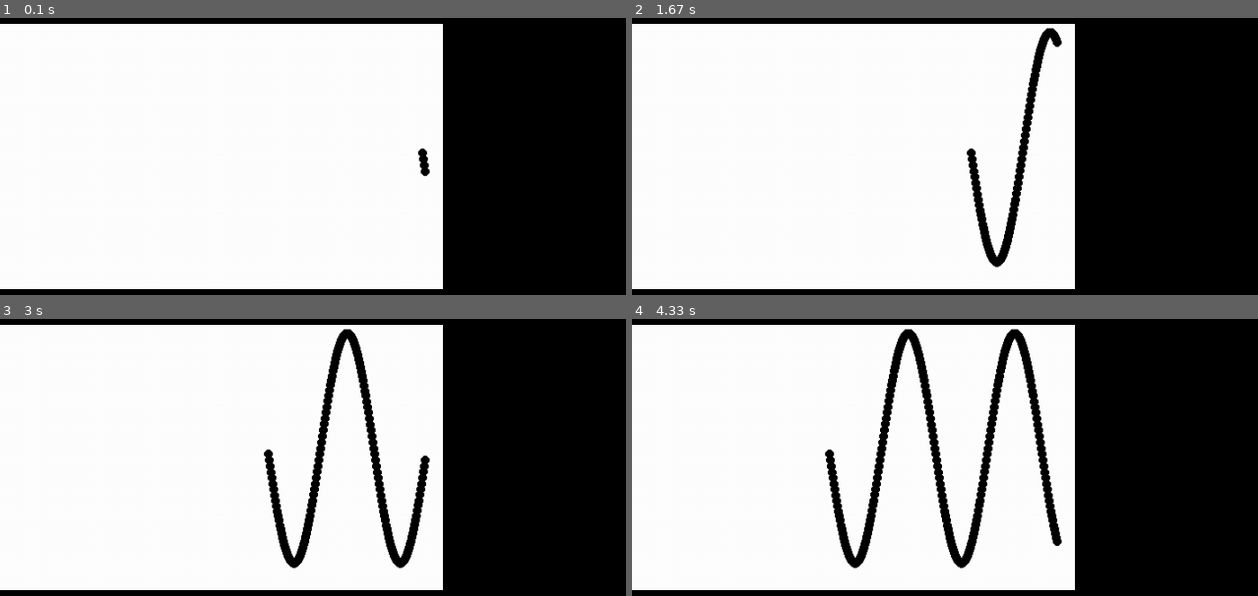
Above: before the commit, frames 1-4 (two rows, left to right).
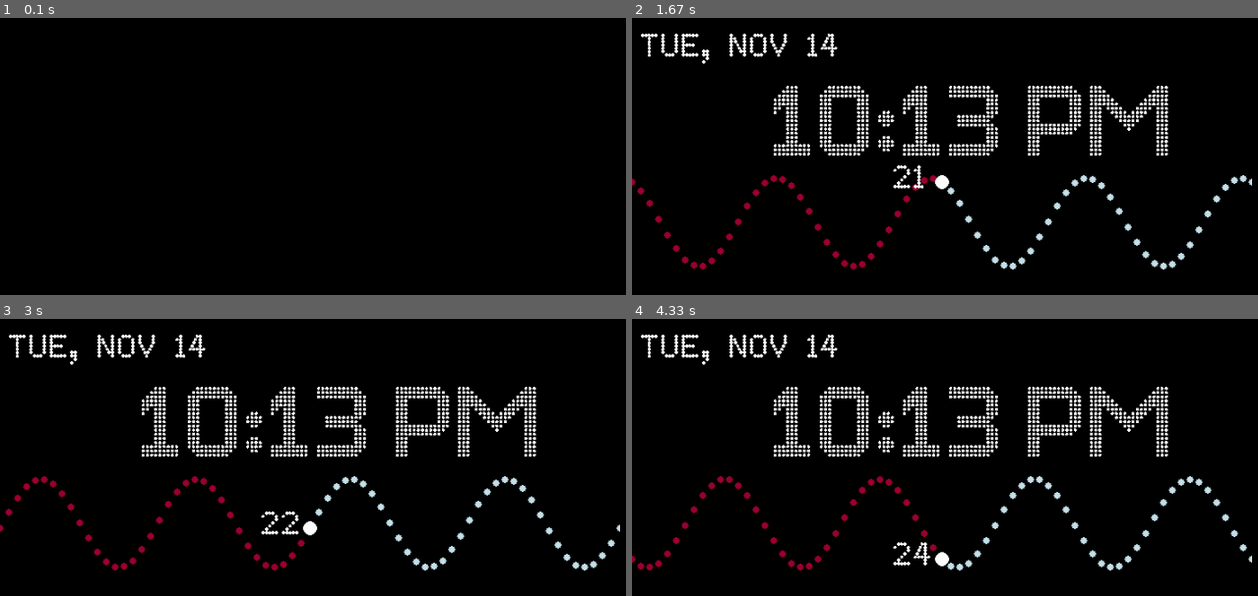
Above: after the commit, the same moments.

Repository: jdogmcsteezy/sinWaveClock
Game: pygame game, started from SinWaveClock.py
The game is run twice, just before and just after one commit, with the same random seed, the same clock (stepped at 60 frames per second) and the same inputs.
Inputs:
- Up to frame 1 (0.1 s): no input
- Up to frame 2 (1.67 s): no input
- Up to frame 3 (3 s): no input
- Up to frame 4 (4.33 s): no input

The runs differ from the first frame. In frame 1, 68% of the frame differs, in the area x 0-71%, y 2-98%; in frame 2, 66%; in frame 3, 65%; in frame 4, 64%.

Commit message:
Changed to different method of creating sin wave and added Date Time

Diff:
--- a/SinWaveClock.py
+++ b/SinWaveClock.py
@@ -2,33 +2,65 @@
 from pygame import Surface
 import time
 import math
+import os
 
-pygame.init()
 class SinWaveClock(pygame.Surface):
-  def __init__(self, Clock, height, width, bgColor, lnColor, yRangeBuffer = 20):
+  def __init__(self, height, width, bgColor, lnColor):
     pygame.Surface.__init__(self,(width, height))
+    pygame.font.init()
+    self.sin_Length_ = self.get_width()
+    self.sin_DotProximity_ = 1
+    self.sin_Period_ = .25
+    self.sin_Frequency_ = 4
+    self.sin_Amplitude_ = 50 # in px
+    self.sin_YDisplacment_ = 0
+    self.sin_XDisplacment_ = 0
+    self.sin_LnColor_ = lnColor
+    self.sin_LnRadius_ = 4
+    self.bgColor_ = bgColor
     self.bgSurface_ = pygame.Surface((width, height))
+    self.secondsFont_ = pygame.font.Font((os.path.dirname(os.path.realpath(__file__)) + '/1979_dot_matrix.ttf'), 30)
+    self.dateTimeFont_ = pygame.font.Font((os.path.dirname(os.path.realpath(__file__)) + '/charlie_dotted.ttf'), 150)
+    self.previousSec_ = int(time.time() % 60)
+    self.previousTime_ = time.strftime('%I:%M %p')
+    self.previousDate_ = time.strftime('%a, %b %d')
+    self.secondsSurface_ = self.secondsFont_.render(str(self.previousSec_), False, (255,255,255))
+    self.dateSurface_ = self.secondsFont_.render(str(self.previousDate_), False, (255,255,255))
+    self.timeSurface_ = self.dateTimeFont_.render(str(self.previousTime_), False, (255,255,255))
     self.bgSurface_.fill(bgColor)
+    self.bgSurface_.convert()
     self.blit(self.bgSurface_, (0,0))
-    self.amplitude_buffer_ = 5
-    self.period_ = 2
-    self.lnColor_ = lnColor
-    self.clock_ = Clock
-    self.y_ = height/2
-    self.x_ = width - 20
-    self.timePassed_ = 0
-    self.yRangeBuffer_ = yRangeBuffer
+    self.convert()
 
   def update(self):
-    self.timePassed_ += self.clock_.get_time()
-    if self.timePassed_ >= 2000:
-      self.timePassed_ = 0
-    self.y_ = (math.sin(self.timePassed_ * math.pi/1000) * ((self.get_height()/2) - self.yRangeBuffer_)) + ((self.get_height()/2) - 10)
-    print(self.y_, self.timePassed_)
-    self.bgSurface_.scroll(-1, 0)
-    #print(self.lnColor_, self.get_width() - 20, int(self.y_))
-    pygame.draw.circle(self.bgSurface_, self.lnColor_, (self.get_width() - 20, int(self.y_)), 5)
+    currentTime = time.strftime('%I:%M %p')
+    currentDate = time.strftime('%a, %b %d')
+    currentSecond = int(time.time() % 60)
+    if self.previousSec_ != currentSecond:
+      self.secondsSurface_ = self.secondsFont_.render(str(currentSecond), False, (255,255,255))
+      self.previousSec_ = currentSecond
+    if self.previousDate_ != currentDate:
+      self.dateSurface_ = self.secondsFont_.render(str(self.previousDate_), False, (255,255,255))
+      self.previousDate_ = currentDate
+    if self.previousTime_ != currentTime:
+      self.timeSurface_ = self.dateTimeFont_.render(str(self.previousTime_), False, (255,255,255))
+      self.previousTime_ = currentTime
+
     self.blit(self.bgSurface_, (0,0))
+    for x in range(0, self.sin_Length_, self.sin_DotProximity_):
+        y = int((self.get_height()/2) + self.sin_Amplitude_*math.sin(self.sin_Frequency_*((float(x)/self.get_width())*(2*math.pi) + ((self.sin_Period_*time.time()*math.pi))))) + self.sin_YDisplacment_
+        pygame.draw.circle(self, self.sin_LnColor_, (x + self.sin_XDisplacment_,y), self.sin_LnRadius_)
+        if (x - (self.sin_Length_)/2) < self.sin_DotProximity_/2 :
+          pygame.draw.circle(self, (158,0,49), (x + self.sin_XDisplacment_,y), 4)
+        if (abs(x - (self.sin_Length_)/2) < self.sin_DotProximity_/2) and (y < self.sin_YDisplacment_ + (self.get_height()/2)) :
+          pygame.draw.circle(self, (255,255,255), (x + self.sin_XDisplacment_,y), 8)
+          self.blit(self.secondsSurface_,(x + self.sin_XDisplacment_ - 55,y - 20))
+        elif (abs(x - (self.sin_Length_)/2) < self.sin_DotProximity_/2) and (y >= self.sin_YDisplacment_ + (self.get_height()/2)):
+          pygame.draw.circle(self, (255,255,255), (x + self.sin_XDisplacment_,y), 8)
+          self.blit(self.secondsSurface_,(x + self.sin_XDisplacment_ - 55,y - 20))
+        self.blit(self.dateSurface_, (10, 10))
+        self.blit(self.timeSurface_, (160, 45))
+    return self
 
 
 
@@ -37,17 +69,26 @@
 
 
 # FOR TESTING ______________________________________
+pygame.init()
 clock = pygame.time.Clock()
-clock.tick()
+clock.tick(15)
 mainScreen = pygame.display.set_mode((1000,1000))
-test = SinWaveClock(clock, 300, 500, (255,255,255), (0,0,0))
+#  ___________________ YOU CAN EDIT ALL OF THESE ______________________
+test = SinWaveClock(300, 700, (0,0,0), (198,225,234))
+test.sin_Length_ += 5
+test.sin_DotProximity_ = 10
+test.sin_Period_ = .25
+test.sin_Frequency_ = 4
+test.sin_Amplitude_ = 50 # in px
+test.sin_YDisplacment_ = 75
+test.sin_XDisplacment_ = 0
 pygame.display.update(test.get_rect())
-
 running = True
 while running:
-  clock.tick()
-  test.update()
-  mainScreen.blit(test,(0,20))
+  clock.tick(30)
+  print(int(time.time() % 60))
+  mainScreen.blit(test.update(),(0,20))
+
 
   for event in pygame.event.get():
     if event.type == pygame.QUIT or event.type == pygame.KEYDOWN:
Binary file added: 1979_dot_matrix.ttf
Binary file added: charlie_dotted.ttf
